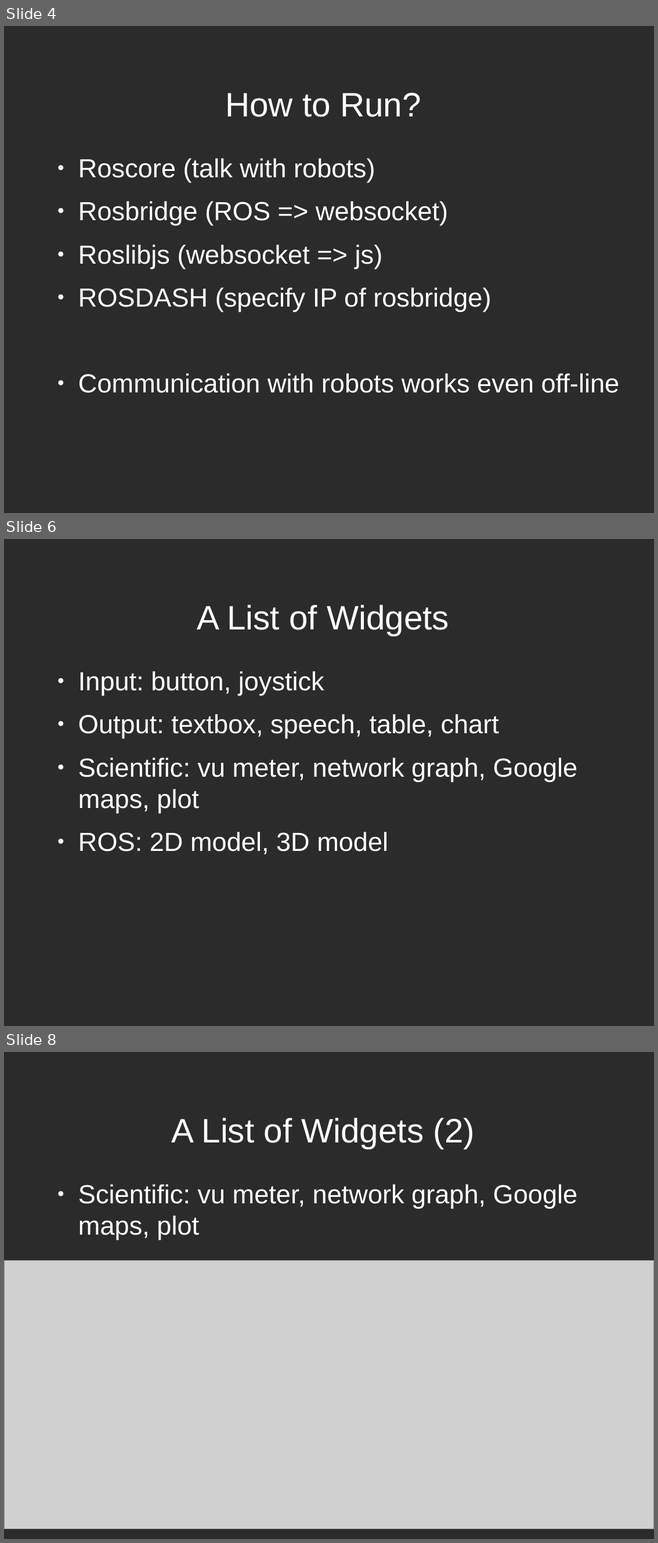
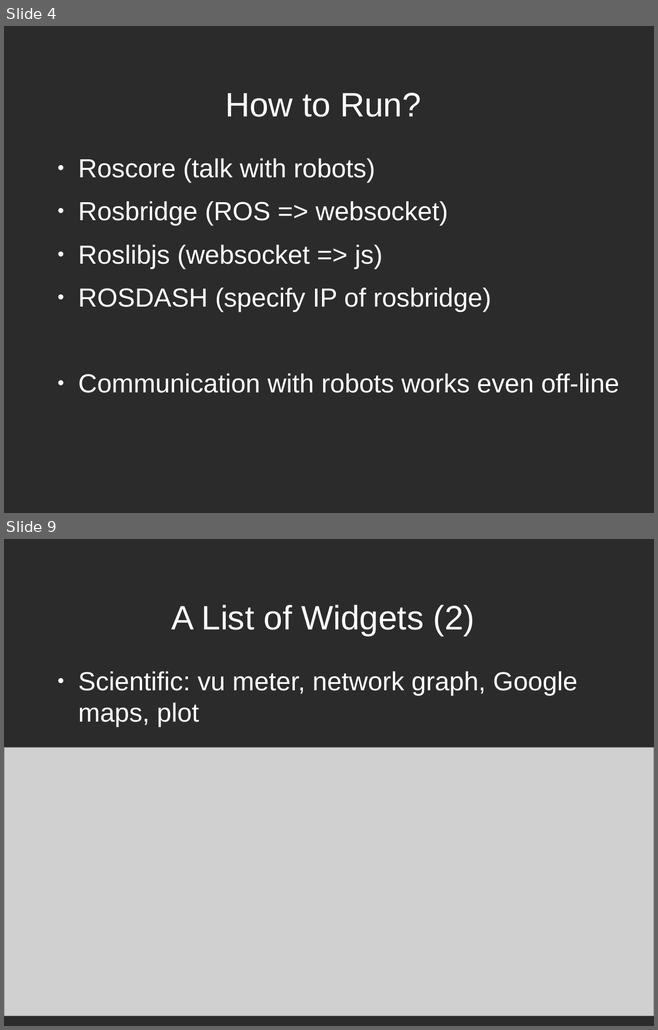
Before and after one commit to AutonomyLab/rosdash, a slide deck: doc/rosdash.odp. Shown one above the other, each under a label of ours: slides 4, 6 and 8 before the commit, slides 4 and 9 after it; the slides between them are not shown. The pictures are 658x1543 and 658x1030 pixels, drawn with LibreOffice and Linux fonts; fonts in the diff are those of the drawing; grey boxes stand for pictures; background and template pictures are left out; a plain dark background stands for a picture behind light text. Boxes give left, top, right and bottom in pixels: in the first picture for what was removed or moved away, otherwise in the second. Text is boxed around its words. In the diff, an @@ line names an element or a change of style, - is before the commit and + after.

```diff
--- a/doc/rosdash.odp
+++ b/doc/rosdash.odp
@@ slide 6 removed at bbox=[4, 539, 654, 1026], background picture (left out) @@
@@ title removed at bbox=[197, 605, 449, 635] @@
-A List of Widgets
@@ text removed at bbox=[78, 671, 578, 855] @@
-● Input: button, joystick
-● Output: textbox, speech, table, chart
-● Scientific: vu meter, network graph, Google maps, plot
-● ROS: 2D model, 3D model
@@ what was slide 8 is now slide 9 @@
```
Also in this commit, not shown: 5 slides changed, 11 slides added, 1 other slide removed, 10 other files.
